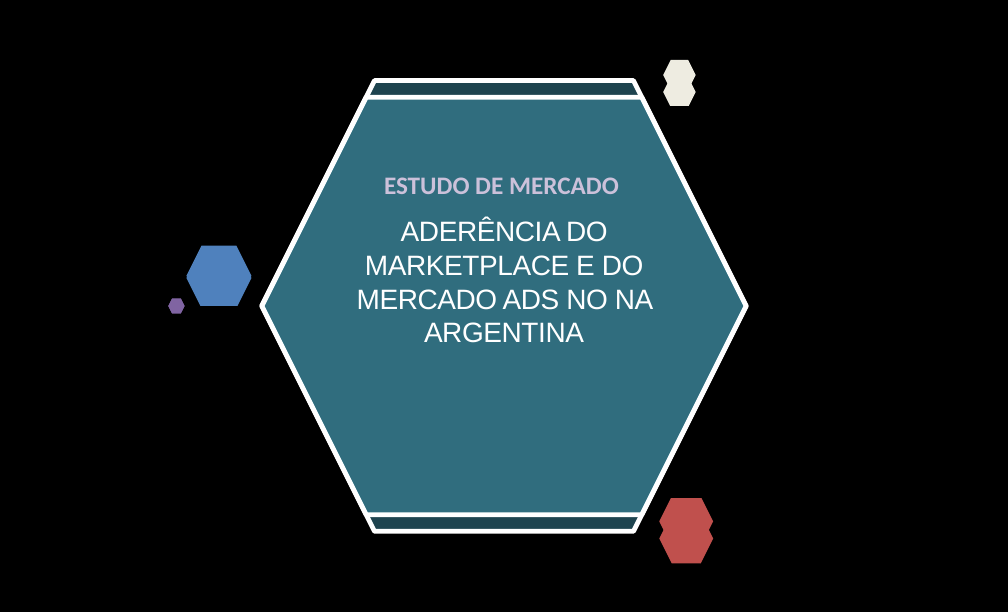
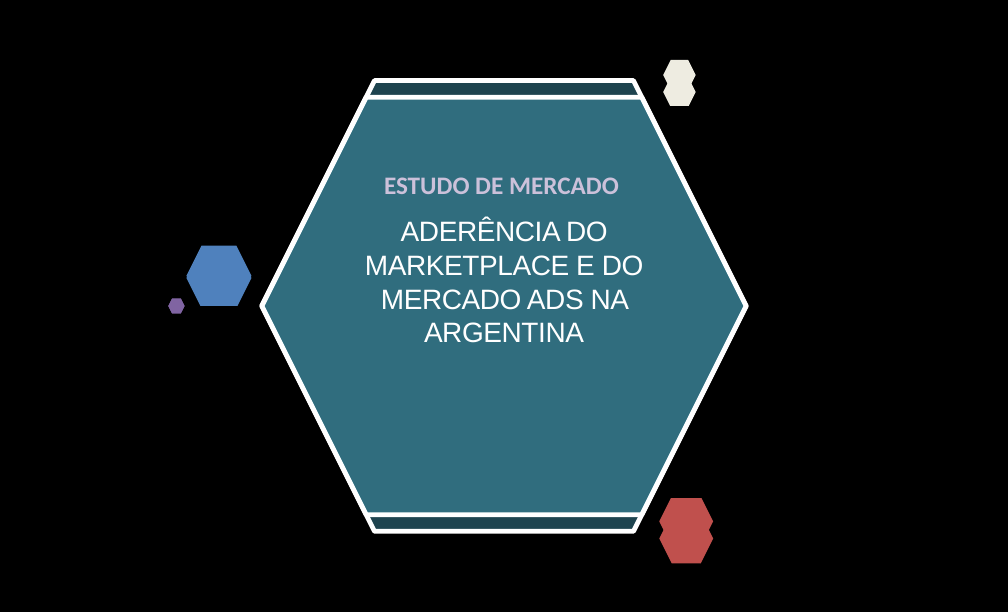
Before and after one commit to AndreBertollo/Desafio-Mercado-Livre, a slide deck: slide 1 of Apresentação/Estudo de Mercado - Aderência Meli Mercado Argentino.pptx. Drawn at 1008x612 pixels with LibreOffice and Linux fonts; fonts in the diff are those of the drawing; background and template pictures are left out. Boxes give left, top, right and bottom in pixels: in the first picture for what was removed or moved away, otherwise in the second. Text is boxed around its words. In the diff, an @@ line names an element or a change of style, - is before the commit and + after.

```diff
--- a/Apresentação/Estudo de Mercado - Aderência Meli Mercado Argentino.pptx
+++ b/Apresentação/Estudo de Mercado - Aderência Meli Mercado Argentino.pptx
@@ text at bbox=[365, 221, 644, 343]: text changed @@
-ADERÊNCIA DO MARKETPLACE E DO MERCADO ADS NO NA ARGENTINA
+ADERÊNCIA DO MARKETPLACE E DO MERCADO ADS NA ARGENTINA
```
Also in this commit, not shown: 18 other slides changed, 1 other file.
